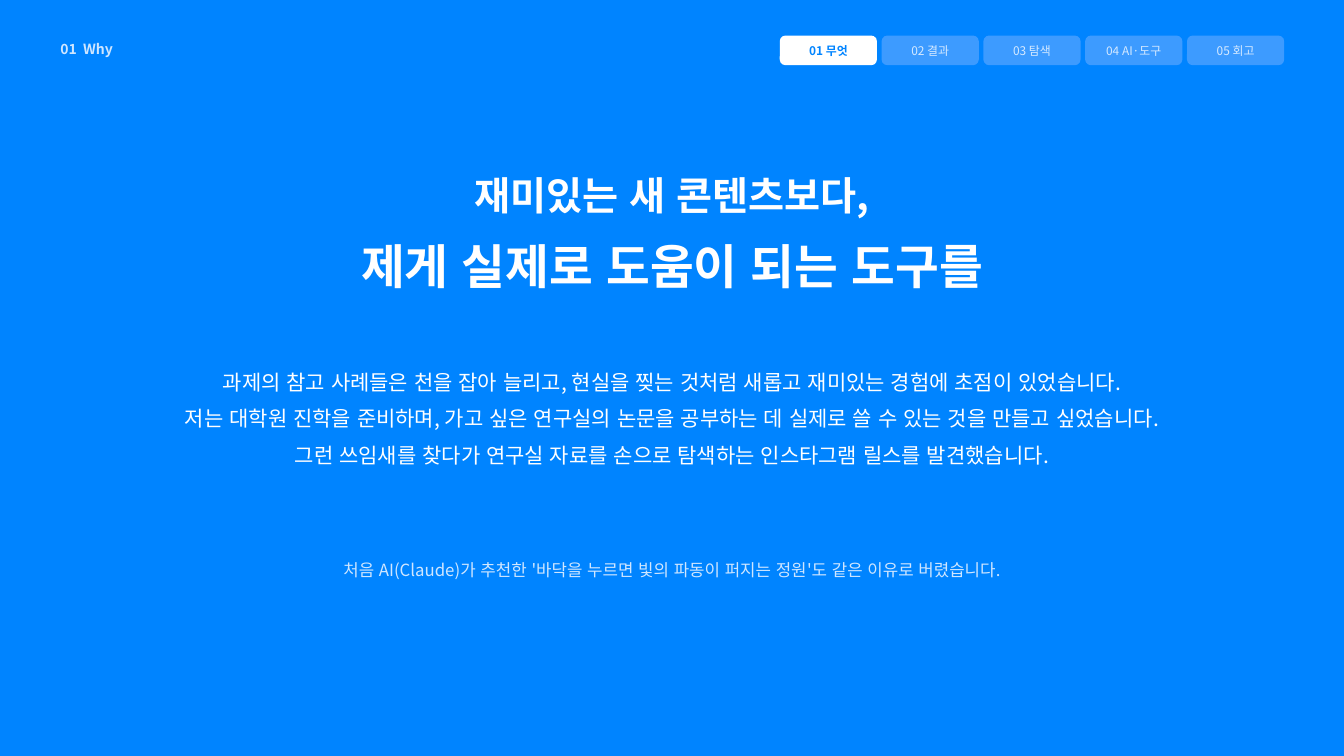
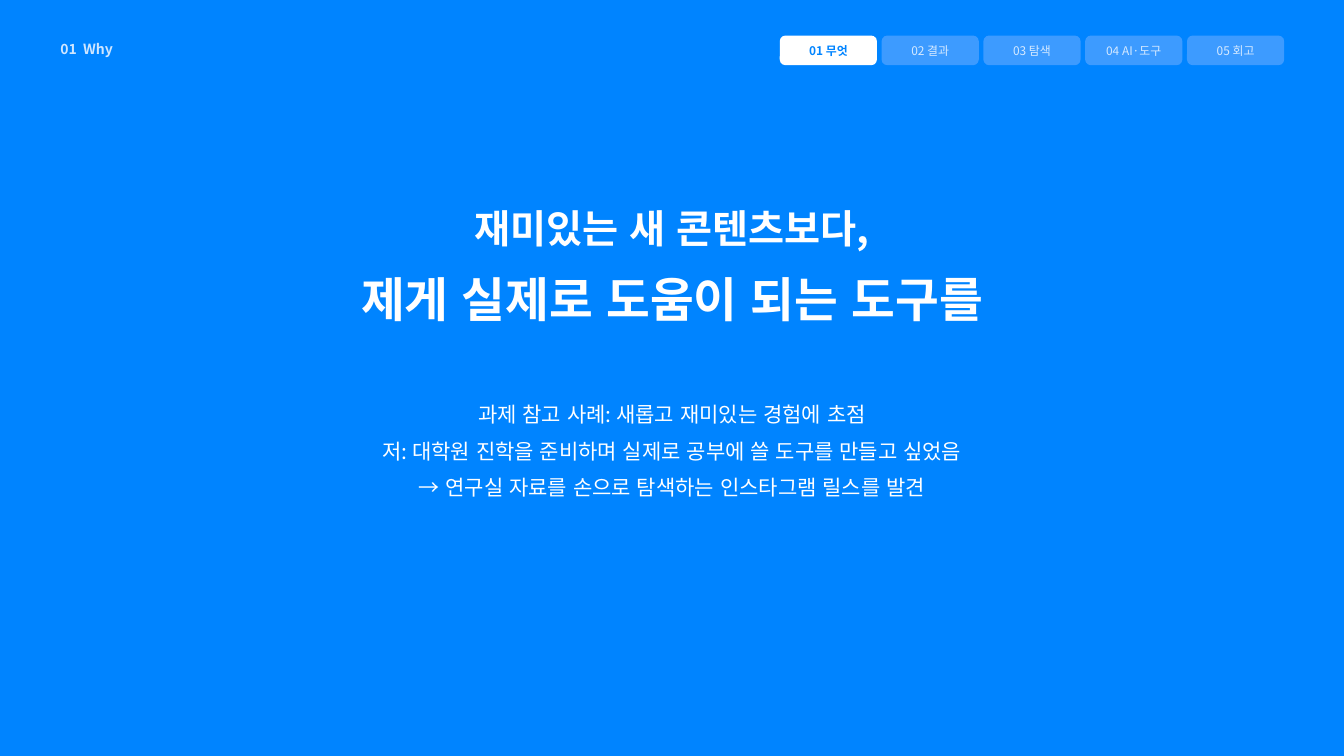
Before and after one commit to gunhyeok0803/Immersive_Interaction, a slide deck: slide 3 of presentation/slides.pptx. Drawn at 1344x756 pixels with LibreOffice and Linux fonts; fonts in the diff are those of the drawing. Boxes give left, top, right and bottom in pixels: in the first picture for what was removed or moved away, otherwise in the second. Text is boxed around its words. In the diff, an @@ line names an element or a change of style, - is before the commit and + after.

```diff
--- a/presentation/slides.pptx
+++ b/presentation/slides.pptx
@@ text "재미있는 새 콘텐츠보다,": place and size @@
-text "재미있는 새 콘텐츠보다," at box(475, 177, 869, 219)
+text "재미있는 새 콘텐츠보다," at box(475, 210, 870, 252)
@@ text "제게 실제로 도움이 되는 도구를": place and size @@
-text "제게 실제로 도움이 되는 도구를" at box(361, 244, 983, 289)
+text "제게 실제로 도움이 되는 도구를" at box(361, 277, 983, 322)
@@ text at box(382, 404, 961, 497): text changed @@
-과제의 참고 사례들은 천을 잡아 늘리고, 현실을 찢는 것처럼 새롭고 재미있는 경험에 초점이 있었습니다.
-저는 대학원 진학을 준비하며, 가고 싶은 연구실의 논문을 공부하는 데 실제로 쓸 수 있는 것을 만들고 싶었습니다.
-그런 쓰임새를 찾다가 연구실 자료를 손으로 탐색하는 인스타그램 릴스를 발견했습니다.
+과제 참고 사례: 새롭고 재미있는 경험에 초점
+저: 대학원 진학을 준비하며 실제로 공부에 쓸 도구를 만들고 싶었음
+→ 연구실 자료를 손으로 탐색하는 인스타그램 릴스를 발견
@@ text removed at box(343, 562, 1000, 579) @@
-처음 AI(Claude)가 추천한 '바닥을 누르면 빛의 파동이 퍼지는 정원'도 같은 이유로 버렸습니다.
```
Also in this commit, not shown: 21 other slides changed, 1 other file.
